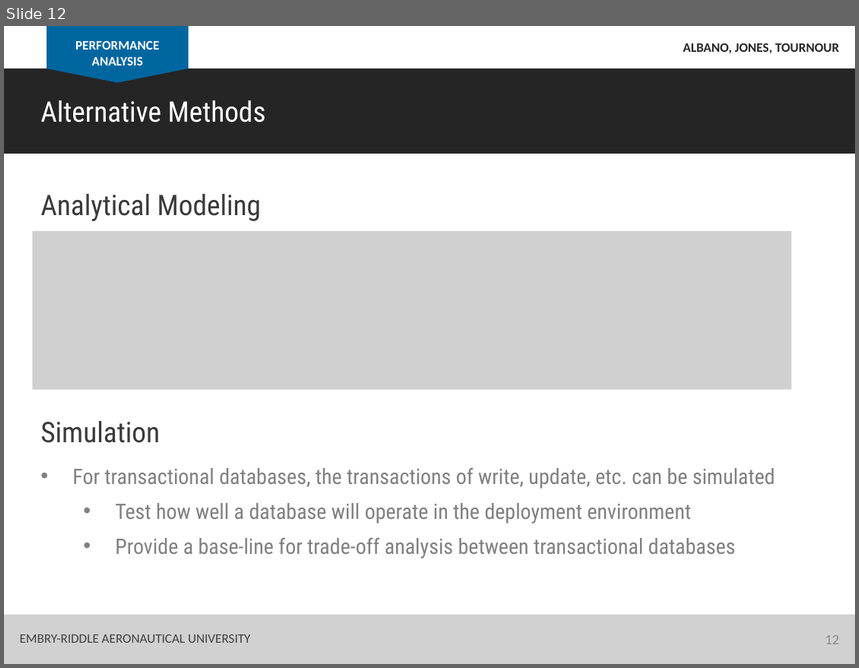
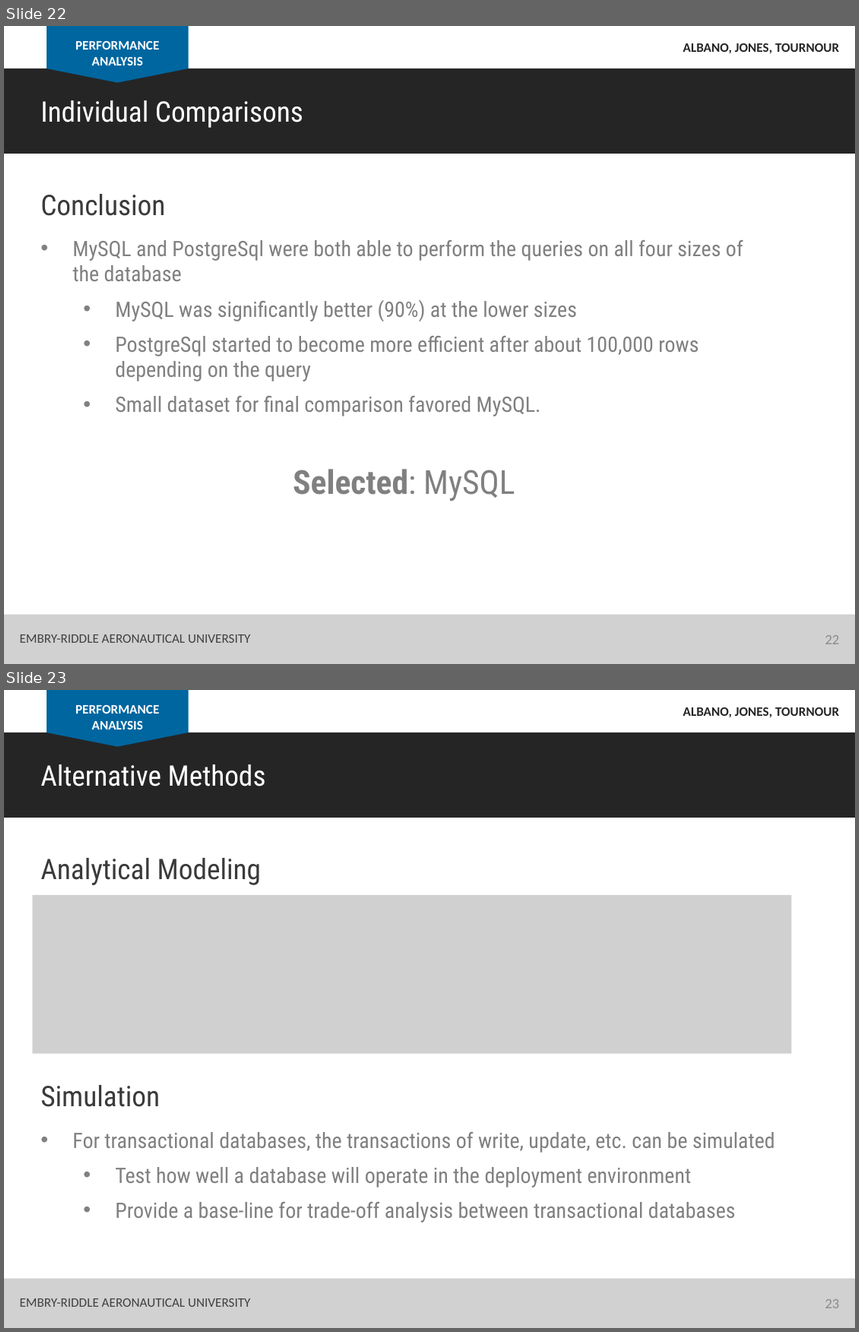
Before and after one commit to albanoj2/se655_final_project, a slide deck: docs/In_class_presentation.pptx. Shown one above the other, each under a label of ours: slide 12 before the commit, slides 22 and 23 after it. The pictures are 859x668 and 859x1332 pixels, drawn with LibreOffice and Linux fonts; fonts in the diff are those of the drawing; grey boxes stand for pictures. Boxes give left, top, right and bottom in pixels: in the first picture for what was removed or moved away, otherwise in the second. Text is boxed around its words. In the diff, an @@ line names an element or a change of style, - is before the commit and + after.

```diff
--- a/docs/In_class_presentation.pptx
+++ b/docs/In_class_presentation.pptx
@@ slide 22 added at <box>4,26,855,664</box>, background #FFFFFF @@
@@ rectangle added at <box>47,26,189,69</box>, fill #0066A0 @@
@@ text added at <box>75,40,159,66</box>, 11 pt, text #FFFFFF, bold @@
+PERFORMANCE ANALYSIS
@@ text added at <box>683,43,839,53</box>, 11 pt, text #252525, bold @@
+ALBANO, JONES, TOURNOUR
@@ rectangle added at <box>4,69,855,154</box>, fill #252525 @@
@@ triangle added at <box>47,69,189,83</box>, fill #0066A0 @@
@@ text added at <box>40,100,303,128</box>, 24 pt, text #FFFFFF @@
+Individual Comparisons
@@ text added at <box>40,194,165,216</box>, 24 pt, text #3A3A3A @@
+Conclusion
@@ text added at <box>72,240,743,501</box>, 18 pt, text #808080 @@
+• MySQL and PostgreSql were both able to perform the queries on all four sizes of the database
+  • MySQL was significantly better (90%) at the lower sizes
+  • PostgreSql started to become more efficient after about 100,000 rows depending on the query
+  • Small dataset for final comparison favored MySQL.
+Selected: MySQL
@@ rectangle added at <box>4,615,855,664</box>, fill #D1D1D1 @@
@@ text added at <box>20,635,250,643</box>, 11 pt, text #404040 @@
+EMBRY-RIDDLE AERONAUTICAL UNIVERSITY
@@ page number added at <box>826,636,840,645</box>, 12 pt, text #8C8C8C @@
+22
@@ what was slide 12 is now slide 23 @@
@@ page number at <box>826,1300,840,1309</box>: text changed @@
-12
+23
```
Also in this commit, not shown: 5 slides changed, 10 other slides added.
